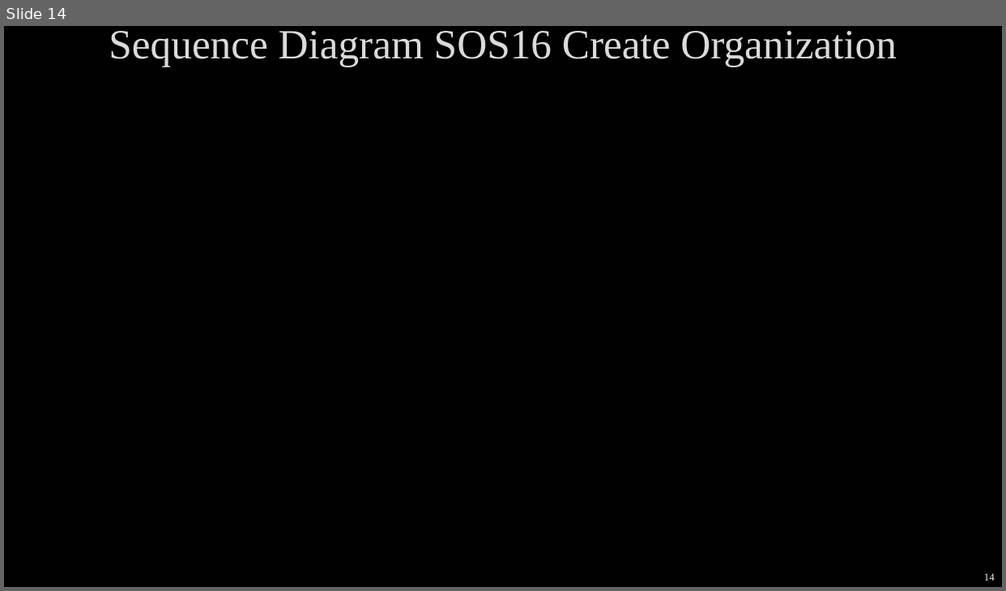
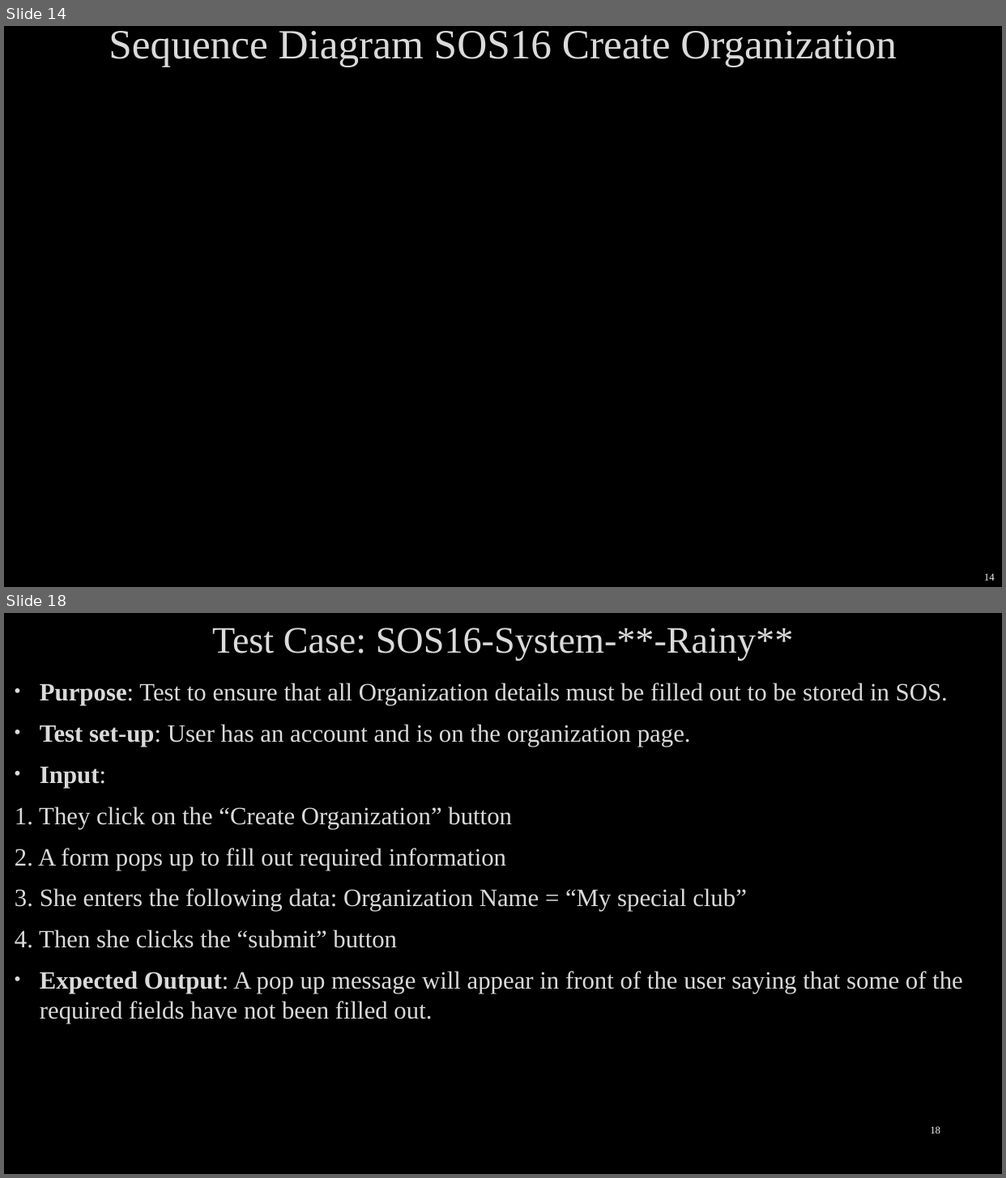
Before and after one commit to arocho032/CEN4010-Team-5, a slide deck: specifications/deliv3/SOS Deliverable Final Presentation.pptx. Shown one above the other, each under a label of ours: slide 14 before the commit, slides 14 and 18 after it; the slides between them are not shown. The pictures are 1006x591 and 1006x1178 pixels, drawn with LibreOffice and Linux fonts; fonts in the diff are those of the drawing; background and template pictures are left out. Boxes give left, top, right and bottom in pixels: in the first picture for what was removed or moved away, otherwise in the second. Text is boxed around its words. In the diff, an @@ line names an element or a change of style, - is before the commit and + after.

```diff
--- a/specifications/deliv3/SOS Deliverable Final Presentation.pptx
+++ b/specifications/deliv3/SOS Deliverable Final Presentation.pptx
@@ slide 18 added at [4,613,1002,1174], background picture (left out) @@
@@ title added at [212,628,794,661], 36 pt, text #DADADA @@
+Test Case: SOS16-System-**-Rainy**
@@ text added at [15,683,963,1024], 24 pt, text #DADADA @@
+• Purpose: Test to ensure that all Organization details must be filled out to be stored in SOS.
+• Test set-up: User has an account and is on the organization page.
+• Input:
+1. They click on the “Create Organization” button
+2. A form pops up to fill out required information
+3. She enters the following data: Organization Name = “My special club”
+4. Then she clicks the “submit” button
+• Expected Output: A pop up message will appear in front of the user saying that some of the required fields have not been filled out.
@@ page number added at [930,1127,940,1134], 10 pt, text #F2F2F2 @@
+18
```
Also in this commit, not shown: 3 slides changed, 1 slide removed.
